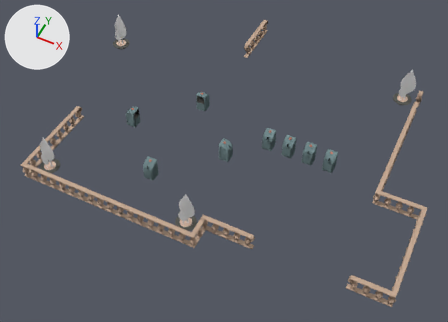
Before and after pictures for a commit that changed the glTF model www/models/lba2/iso_scenes/80.glb.
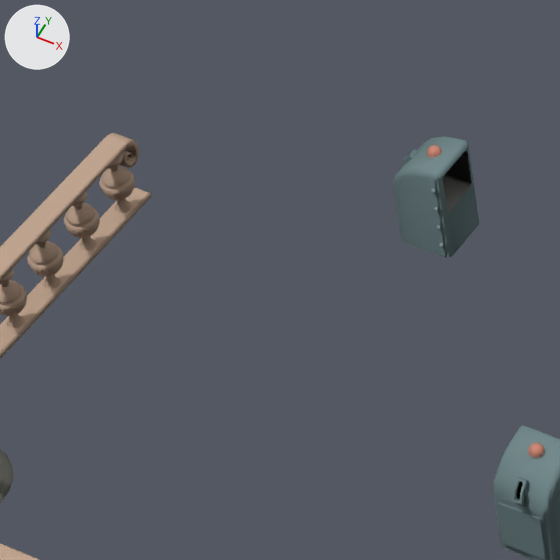
The first picture shows the older version from a 50 mm lens placed at (45.7, -52.2, 43.7), pointed at (28.5, -17.9, 0.8). The close-ups show both versions on the part from 13% to 34% of the width and 26% to 56% of the height of that picture; other places that the commit changed are outside them. Arrows for +X, +Y and +Z are at upper left; the lights stay in place. Where no turn or scale is listed for an object, it has been applied to the vertices. Vertices at the same position are counted once.

Names of what the first close-up shows: 'colored'.
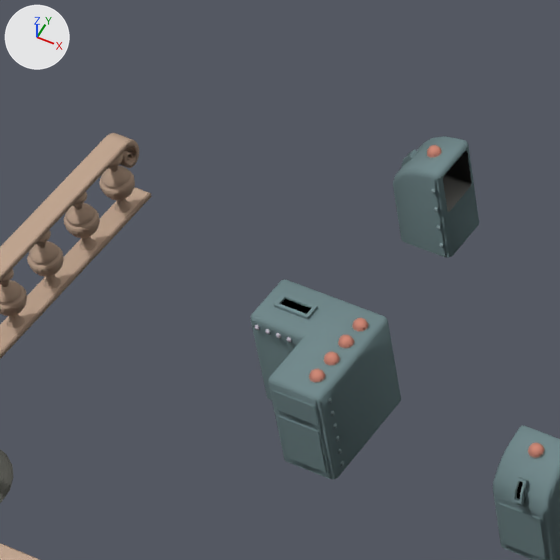
The change, as JSON lines over the scene's bpy script:
```json
{"block": "me_mesh_0", "where": "# used by ob_colored; location = (0.0, 0.0, 0.0)"}
{"op": "remove", "block": "me_mesh_0", "code": "me_mesh_0.from_pydata(...)  # 43502 vertices, 83548 faces; spans x 10.1..46.8, y -27.8..-2.0, z 1.0..5.5"}
{"op": "add", "block": "me_mesh_0", "code": "me_mesh_0.from_pydata(...)  # 44112 vertices, 84520 faces; spans x 10.1..46.8, y -27.8..-2.0, z 1.0..5.5"}
{"block": "me_mesh_0", "change": "me_mesh_0 part 1: the loose piece of 61 vertices spanning x 23.4..23.6, y -22.5..-22.2, z 2.8..3.0 is copied, and the copy is moved by (-3.8, 1.0, 0.0); it spans x 19.6..19.9, y -21.5..-21.3, z 2.9..3.0"}
{"block": "me_mesh_0", "change": "me_mesh_0 part 2: the loose piece of 61 vertices spanning x 23.4..23.6, y -22.5..-22.2, z 2.8..3.0 is copied, and the copy is moved by (-3.8, 0.6, 0.0); it spans x 19.6..19.9, y -21.9..-21.7, z 2.9..3.0"}
{"block": "me_mesh_0", "change": "me_mesh_0 part 3: the loose piece of 61 vertices spanning x 23.4..23.6, y -22.5..-22.2, z 2.8..3.0 is copied, and the copy is moved by (-3.8, 0.2, 0.0); it spans x 19.6..19.9, y -22.3..-22.1, z 2.9..3.0"}
{"block": "me_mesh_0", "change": "me_mesh_0 part 4: the loose piece of 61 vertices spanning x 23.4..23.6, y -22.5..-22.2, z 2.8..3.0 is copied, and the copy is moved by (-3.8, -0.2, 0.0); it spans x 19.6..19.9, y -22.7..-22.5, z 2.9..3.0"}
{"block": "me_mesh_0", "change": "me_mesh_0 part 5: a new loose piece of 62 vertices spanning x 18.0..20.0, y -23.0..-21.0, z 1.0..2.9, in mat_material_0"}
{"block": "me_mesh_0", "change": "me_mesh_0 part 6: a new loose piece of 16 vertices spanning x 18.3..18.9, y -21.6..-21.4, z 2.9, in mat_material_0"}
{"block": "me_mesh_0", "change": "me_mesh_0 part 7: 16 vertices added at x 19.1..19.9, y -23.0, z 1.1..2.7"}
```

What differs and where, as boxes [x1, y1, x2, y2] in the close-ups (560 x 560 px):
```json
{"part": 1, "of": "me_mesh_0", "change": "added", "after": [352, 318, 369, 332]}
{"part": 2, "of": "me_mesh_0", "change": "added", "after": [338, 335, 355, 349]}
{"part": 3, "of": "me_mesh_0", "change": "added", "after": [323, 351, 340, 366]}
{"part": 4, "of": "me_mesh_0", "change": "added", "after": [309, 369, 326, 383]}
{"part": 5, "of": "me_mesh_0", "change": "added", "after": [251, 280, 401, 479], "on screen": "cyan"}
{"part": 6, "of": "me_mesh_0", "change": "added", "after": [274, 293, 318, 319], "on screen": "cyan"}
{"part": 7, "of": "me_mesh_0", "change": "added", "after": [272, 389, 327, 473], "on screen": "cyan"}
```
